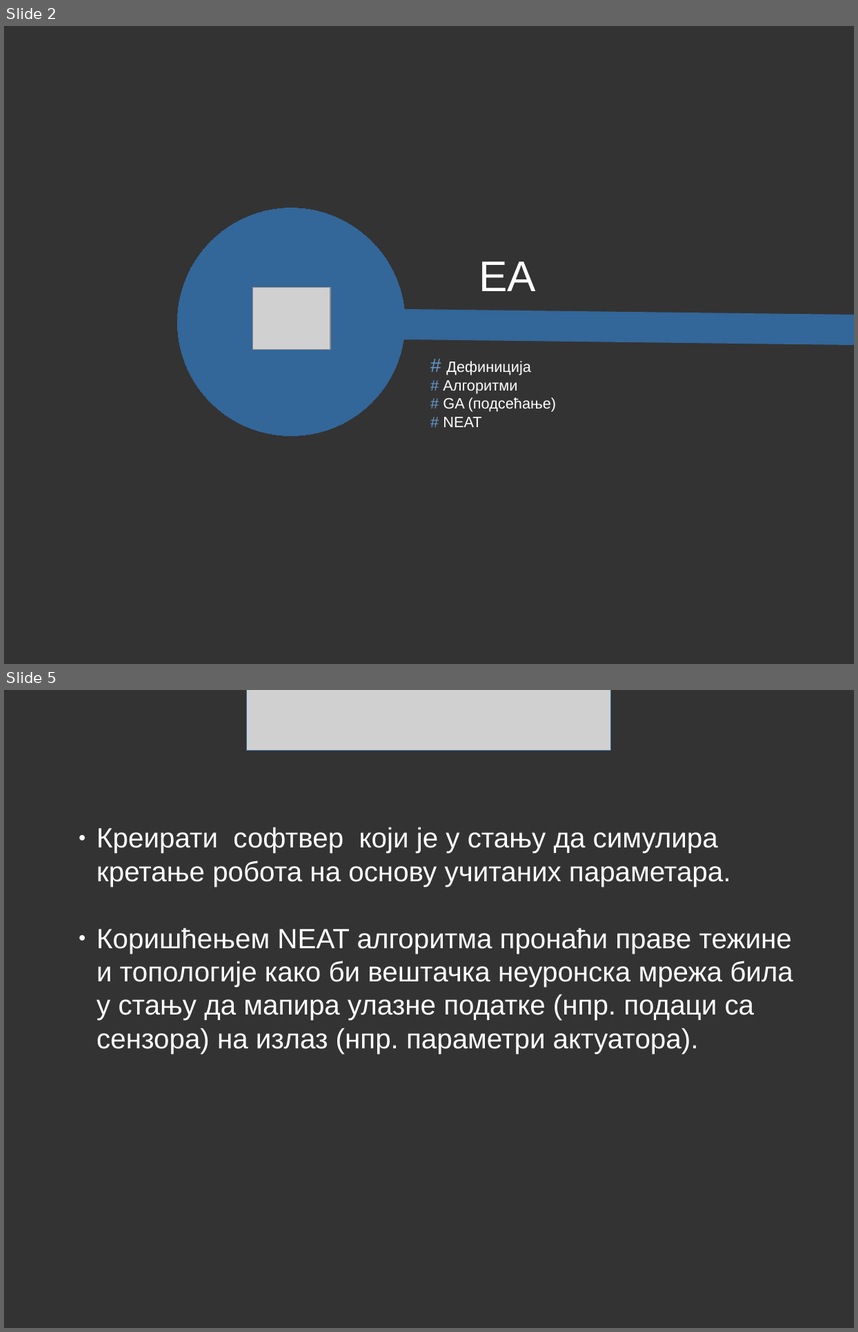
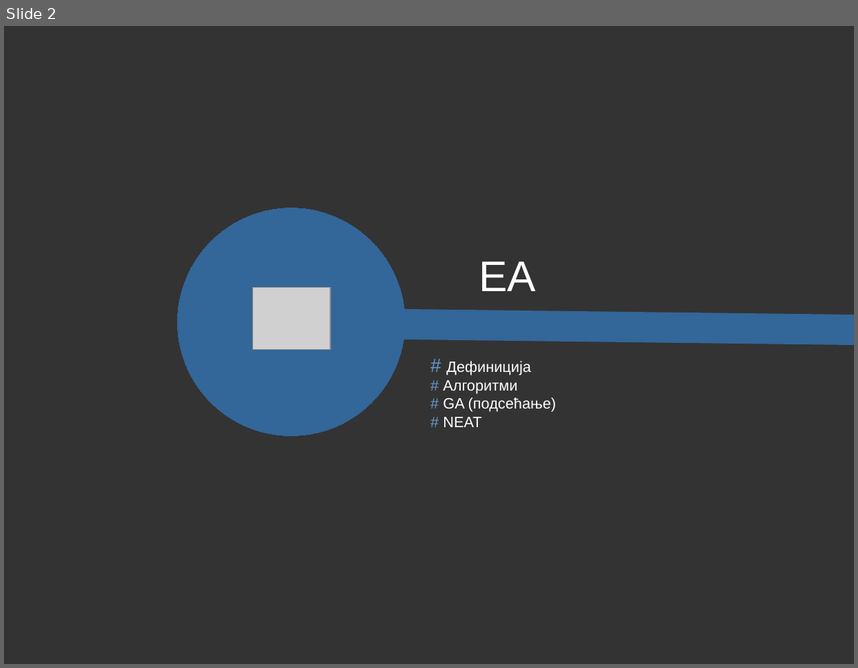
Before and after one commit to alien93/softProj, a slide deck: prezentacija/evolutivni_algoritmi.odp. Shown one above the other, each under a label of ours: slides 2 and 5 before the commit, slide 2 after it; the slides between them are not shown. The pictures are 858x1332 and 858x668 pixels, drawn with LibreOffice and Linux fonts; fonts in the diff are those of the drawing; grey boxes stand for pictures. Boxes give left, top, right and bottom in pixels: in the first picture for what was removed or moved away, otherwise in the second. Text is boxed around its words. In the diff, an @@ line names an element or a change of style, - is before the commit and + after.

```diff
--- a/prezentacija/evolutivni_algoritmi.odp
+++ b/prezentacija/evolutivni_algoritmi.odp
@@ slide 5 removed at bbox=[4, 690, 854, 1328], background #333333 @@
@@ picture removed at bbox=[247, 690, 611, 751] @@
@@ text removed at bbox=[96, 827, 793, 1054] @@
-● Креирати софтвер који је у стању да симулира кретање робота на основу учитаних параметара.
-● Коришћењем NEAT алгоритма пронаћи праве тежине и топологије како би вештачка неуронска мрежа била у стању да мапира улазне податке (нпр. подаци са сензорa) на излаз (нпр. параметри актуатора).
```
Also in this commit, not shown: 10 slides changed, 3 slides added, 12 other slides removed, 6 other files.
